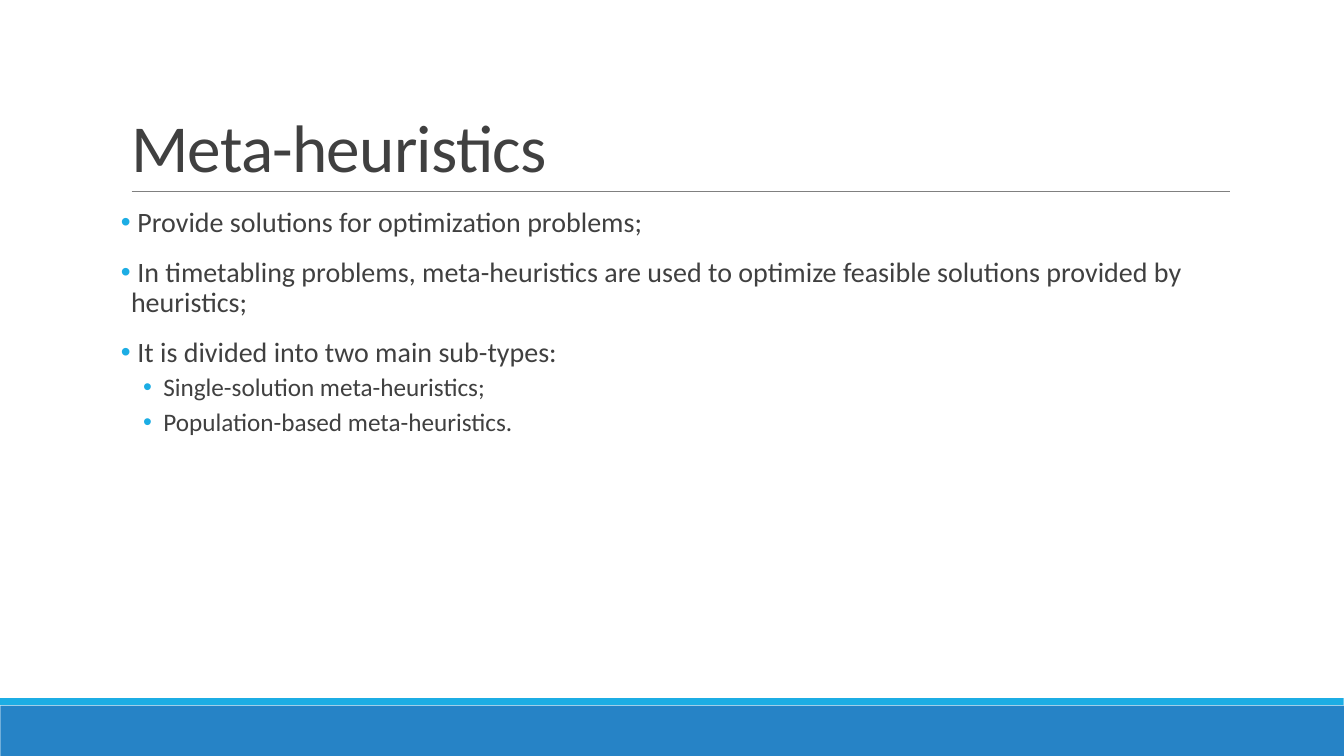
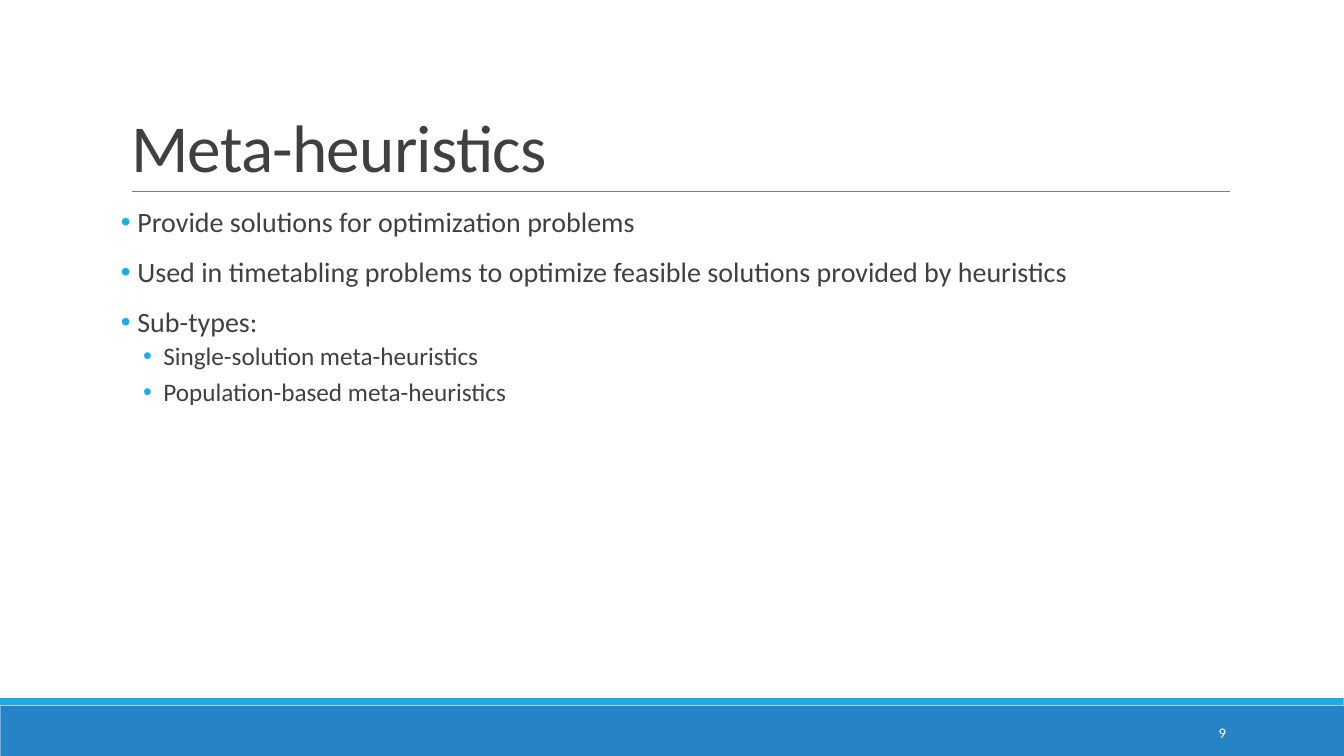
Before and after one commit to devilsdante/isel-examtimetabling-2014-2015, a slide deck: slide 9 of doc/Apresentação Oral/Examination Timetabling Automation using Hybrid Meta-heuristics.pptx. Drawn at 1344x756 pixels with LibreOffice and Linux fonts; fonts in the diff are those of the drawing. Boxes give left, top, right and bottom in pixels: in the first picture for what was removed or moved away, otherwise in the second. Text is boxed around its words. In the diff, an @@ line names an element or a change of style, - is before the commit and + after.

```diff
--- a/doc/Apresentação Oral/Examination Timetabling Automation using Hybrid Meta-heuristics.pptx
+++ b/doc/Apresentação Oral/Examination Timetabling Automation using Hybrid Meta-heuristics.pptx
@@ text at (137,212,1067,405): text changed @@
-• Provide solutions for optimization problems;
-• In timetabling problems, meta-heuristics are used to optimize feasible solutions provided by heuristics;
-• It is divided into two main sub-types:
-  • Single-solution meta-heuristics;
-  • Population-based meta-heuristics.
+• Provide solutions for optimization problems
+• Used in timetabling problems to optimize feasible solutions provided by heuristics
+• Sub-types:
+  • Single-solution meta-heuristics
+  • Population-based meta-heuristics
@@ page number added at (1219,728,1226,738), 10.5 pt, text #FFFFFF @@
+9
```
Also in this commit, not shown: 20 other slides changed, 2 slides added, 9 slides removed, 14 other files.
